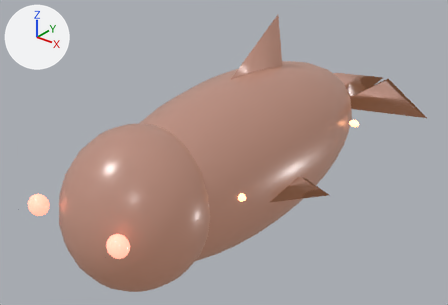
The Blender file assets/models/ocean/fish/boiler-maw.blend: old version first, new version second.
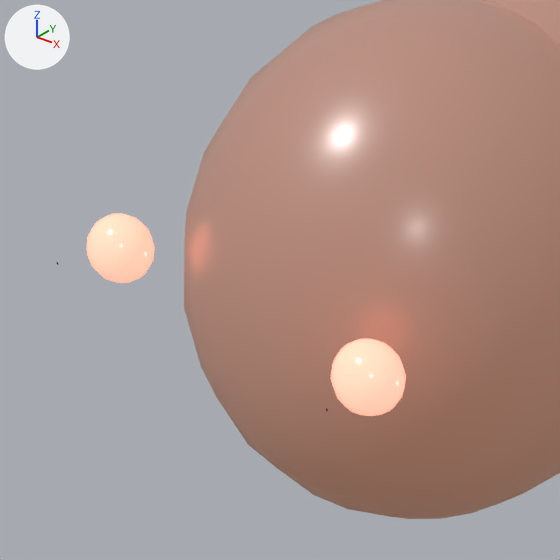
Each version is shown whole from a 50 mm camera at (3.13, -4.14, 2.52) aimed at (-0.25, 0.09, -0.1), then close up on the part from 0% to 40% of the width and 41% to 100% of the height. The axes (+X, +Y, +Z) are drawn at upper left. The lights are the same throughout. The last two pictures show the newer version.

The scene before the commit, as lines of its bpy script (objects in view):
```python
me_sphere_196 = bpy.data.meshes.new('Sphere.196')
me_sphere_196.from_pydata(...)  # a UV sphere (28 segments, 14 rings, poles along z) spanning x -1.0..1.0, y -1.0..1.0, z -1.0..1.0
me_sphere_196.polygons.foreach_set('use_smooth', [True] * 392)
me_sphere_196.materials.append(mat_boiler_maw_skin)  # brown #9d7d76, glowing orange #ffad7e
me_sphere_198 = bpy.data.meshes.new('Sphere.198')
me_sphere_198.from_pydata(...)  # a UV sphere (16 segments, 8 rings, poles along z) spanning x -1.0..1.0, y -1.0..1.0, z -1.0..1.0
me_sphere_198.polygons.foreach_set('use_smooth', [True] * 128)
me_sphere_198.materials.append(mat_boiler_maw_eye)  # pink #ff9b86, glowing pink #ff9b86
me_sphere_200 = bpy.data.meshes.new('Sphere.200')
me_sphere_200.from_pydata(...)  # a UV sphere (16 segments, 8 rings, poles along z) spanning x -1.0..1.0, y -1.0..1.0, z -1.0..1.0
me_sphere_200.polygons.foreach_set('use_smooth', [True] * 128)
me_sphere_200.materials.append(mat_boiler_maw_eye)  # pink #ff9b86, glowing pink #ff9b86
ob_body = bpy.data.objects.new('body', me_sphere_196)
ob_body.parent = ob_boiler_maw
ob_body.location = (0.0, 0.0, 0.0)
ob_body.scale = (0.66, 1.8, 0.76)
ob_weak_point_eye_1 = bpy.data.objects.new('weak-point-eye-1', me_sphere_200)
ob_weak_point_eye_1.parent = ob_boiler_maw
ob_weak_point_eye_1.location = (0.43, -1.89, 0.16)
ob_weak_point_eye_1.scale = (0.085, 0.075, 0.085)
ob_weak_point_eye__1 = bpy.data.objects.new('weak-point-eye--1', me_sphere_198)
ob_weak_point_eye__1.parent = ob_boiler_maw
ob_weak_point_eye__1.location = (-0.43, -1.89, 0.16)
ob_weak_point_eye__1.scale = (0.085, 0.075, 0.085)
# also in view: 'head' at (0.0, -1.3, 0.02)
```
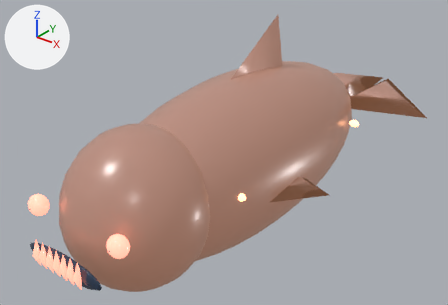
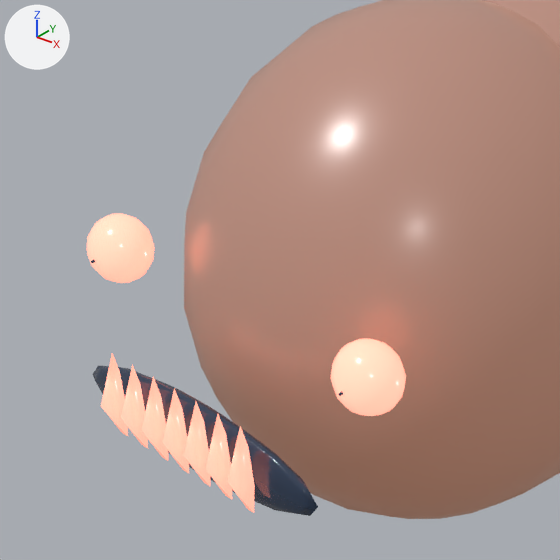
Where the newer file only moved an object's origin or applied its transform, the numbers keep the older frame.

Changed parts and their boxes (x1, y1, x2, y2) in the close-ups (560 x 560 px):
'mouth', added (dark blue): after (93, 366, 318, 516)
'fang-3', added: after (228, 426, 255, 513)
'fang-2', added: after (206, 414, 232, 499)
'fang-1', added: after (184, 402, 210, 486)
'fang-0', added: after (162, 388, 189, 473)
'fang--1', added: after (141, 377, 168, 461)
'fang--2', added: after (121, 364, 148, 448)
'fang--3', added: after (101, 353, 128, 436)

The change, as a list of edits to the scene's bpy script:
```text
Add me_cone_222:
    me_cone_222.from_pydata(...)  # a 7-sided cone pointing to +z spanning x -0.97..0.97, y -0.9..1.0, z -1.0..1.0
    me_cone_222.polygons.foreach_set('use_smooth', [True] * 8)
    me_cone_222.materials.append(mat_boiler_maw_eye)  # pink #ff9b86, glowing pink #ff9b86
Add me_sphere_206_1:
    me_sphere_206_1.from_pydata(...)  # a UV sphere (16 segments, 8 rings, poles along z) spanning x -1.0..1.0, y -1.0..1.0, z -1.0..1.0
    me_sphere_206_1.polygons.foreach_set('use_smooth', [True] * 128)
    me_sphere_206_1.materials.append(mat_boiler_maw_pupil)  # dark blue #26354b
Add ob_fang_3:
    ob_fang_3 = bpy.data.objects.new('fang-3', me_cone_222)
    ob_fang_3.parent = ob_boiler_maw
    ob_fang_3.location = (0.225, -2.106, -0.07)
    ob_fang_3.rotation_euler = (1.571, 0.0, 0.0)  # degrees (90, 0, 0)
    ob_fang_3.scale = (0.025, 0.12, 0.025)
Add ob_fang_2:
    ob_fang_2 = bpy.data.objects.new('fang-2', me_cone_222.copy())
    ob_fang_2.parent = ob_boiler_maw
    ob_fang_2.location = (0.15, -2.106, -0.07)
    ob_fang_2.rotation_euler = (1.571, 0.0, 0.0)  # degrees (90, 0, 0)
    ob_fang_2.scale = (0.025, 0.12, 0.025)
Add ob_fang_1:
    ob_fang_1 = bpy.data.objects.new('fang-1', me_cone_222.copy())
    ob_fang_1.parent = ob_boiler_maw
    ob_fang_1.location = (0.075, -2.106, -0.07)
    ob_fang_1.rotation_euler = (1.571, 0.0, 0.0)  # degrees (90, 0, 0)
    ob_fang_1.scale = (0.025, 0.12, 0.025)
Add ob_fang_0:
    ob_fang_0 = bpy.data.objects.new('fang-0', me_cone_222.copy())
    ob_fang_0.parent = ob_boiler_maw
    ob_fang_0.location = (0.0, -2.106, -0.07)
    ob_fang_0.rotation_euler = (1.571, 0.0, 0.0)  # degrees (90, 0, 0)
    ob_fang_0.scale = (0.025, 0.12, 0.025)
Add ob_fang__1:
    ob_fang__1 = bpy.data.objects.new('fang--1', me_cone_222.copy())
    ob_fang__1.parent = ob_boiler_maw
    ob_fang__1.location = (-0.075, -2.106, -0.07)
    ob_fang__1.rotation_euler = (1.571, 0.0, 0.0)  # degrees (90, 0, 0)
    ob_fang__1.scale = (0.025, 0.12, 0.025)
Add ob_fang__2:
    ob_fang__2 = bpy.data.objects.new('fang--2', me_cone_222.copy())
    ob_fang__2.parent = ob_boiler_maw
    ob_fang__2.location = (-0.15, -2.106, -0.07)
    ob_fang__2.rotation_euler = (1.571, 0.0, 0.0)  # degrees (90, 0, 0)
    ob_fang__2.scale = (0.025, 0.12, 0.025)
Add ob_fang__3:
    ob_fang__3 = bpy.data.objects.new('fang--3', me_cone_222.copy())
    ob_fang__3.parent = ob_boiler_maw
    ob_fang__3.location = (-0.225, -2.106, -0.07)
    ob_fang__3.rotation_euler = (1.571, 0.0, 0.0)  # degrees (90, 0, 0)
    ob_fang__3.scale = (0.025, 0.12, 0.025)
Add ob_mouth:
    ob_mouth = bpy.data.objects.new('mouth', me_sphere_206_1)
    ob_mouth.parent = ob_boiler_maw
    ob_mouth.location = (0.0, -2.034, -0.11)
    ob_mouth.scale = (0.4, 0.035, 0.1)
```
